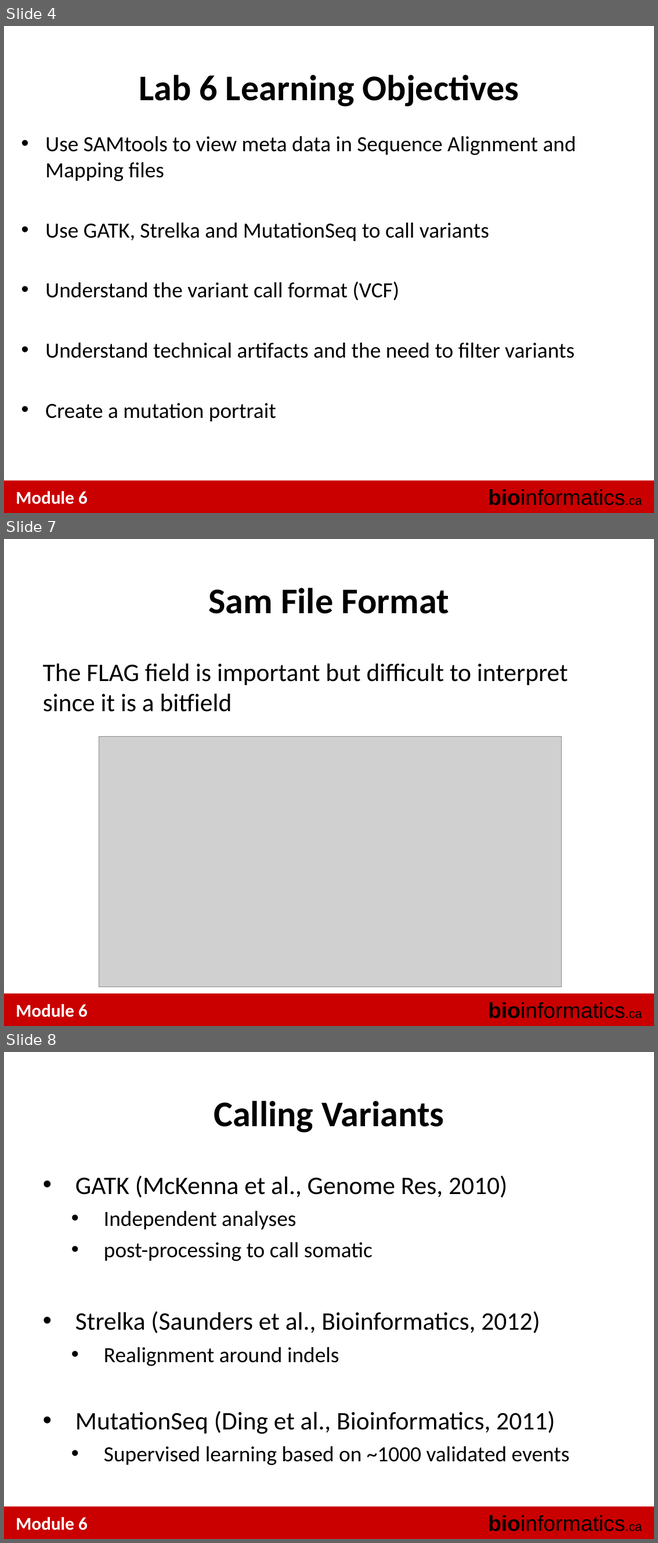
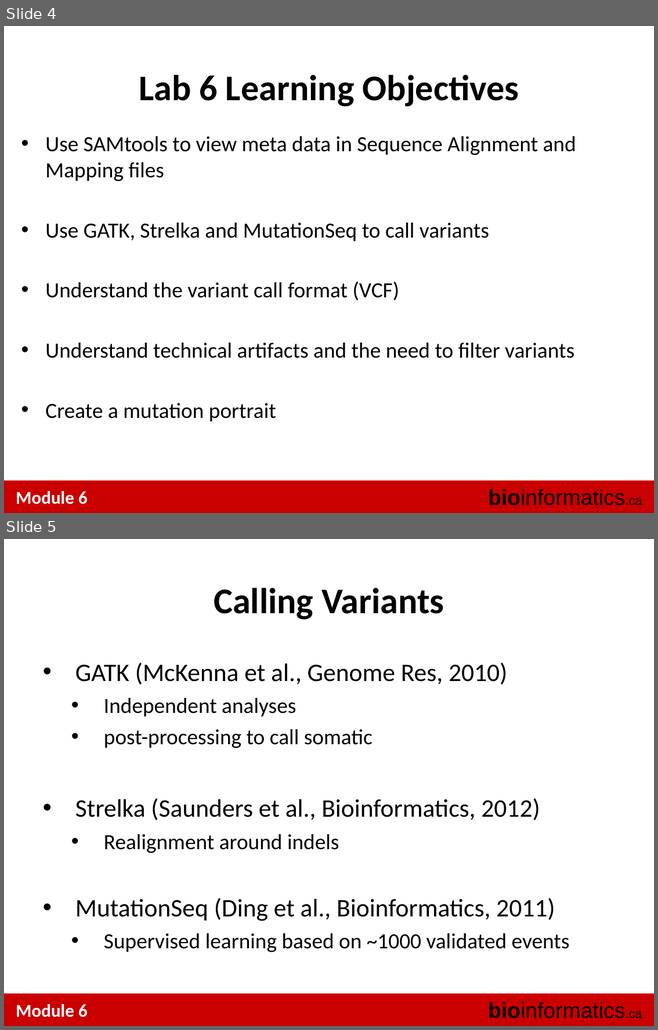
Before and after one commit to tinyheero/BICG-2016, a slide deck: snvs/content/BiCG_2012_Module6_Lab_shah.ppt. Shown one above the other, each under a label of ours: slides 4, 7 and 8 before the commit, slides 4 and 5 after it; the slides between them are not shown. The pictures are 658x1543 and 658x1030 pixels, drawn with LibreOffice and Linux fonts; fonts in the diff are those of the drawing; grey boxes stand for pictures. Boxes give left, top, right and bottom in pixels: in the first picture for what was removed or moved away, otherwise in the second. Text is boxed around its words. In the diff, an @@ line names an element or a change of style, - is before the commit and + after.

```diff
--- a/snvs/content/BiCG_2012_Module6_Lab_shah.ppt
+++ b/snvs/content/BiCG_2012_Module6_Lab_shah.ppt
@@ slide 7 removed at [4,539,654,1026], background #FFFFFF; not listed: 3 template elements that a slide beside it also shows @@
@@ title removed at [209,588,448,614] @@
-Sam File Format
@@ text removed at [43,663,568,712] @@
-The FLAG field is important but difficult to interpret since it is a bitfield
@@ picture removed at [99,736,561,987] @@
@@ what was slide 8 is now slide 5 @@
```
Also in this commit, not shown: 2 other slides removed, 1 other file.
